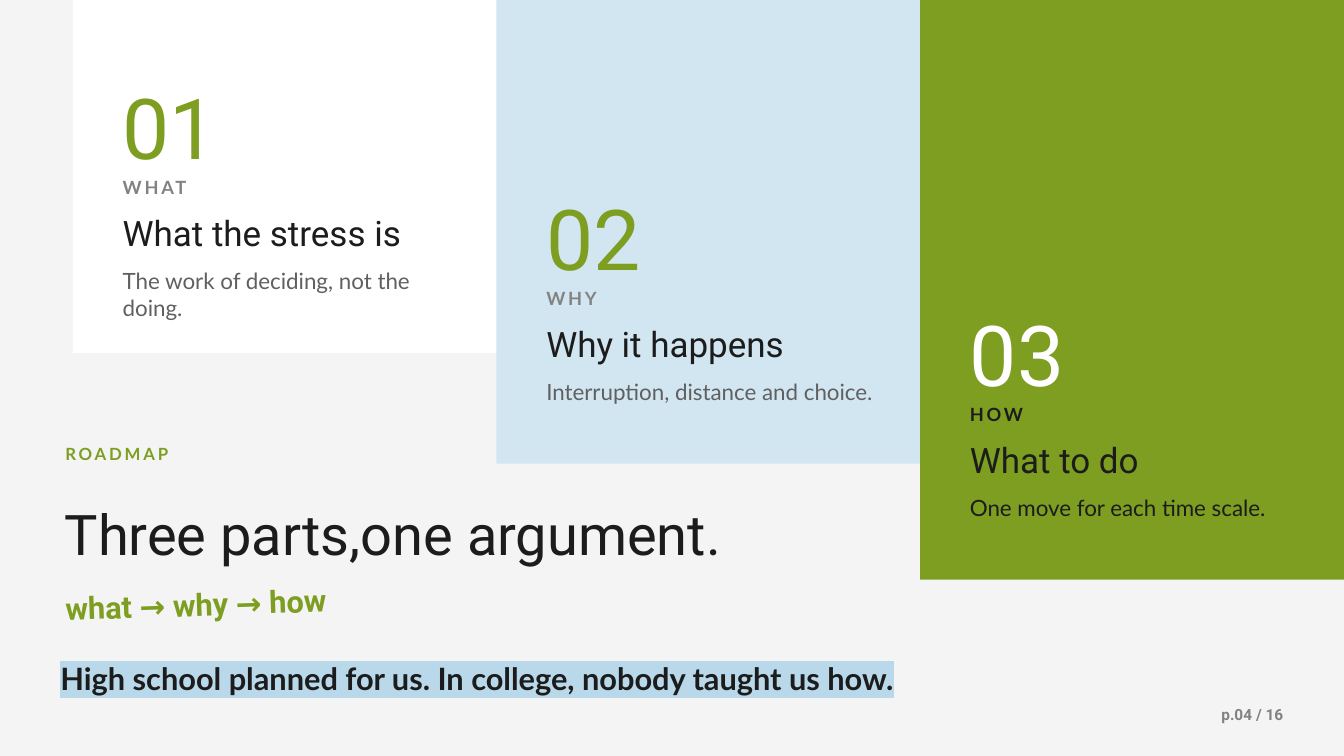
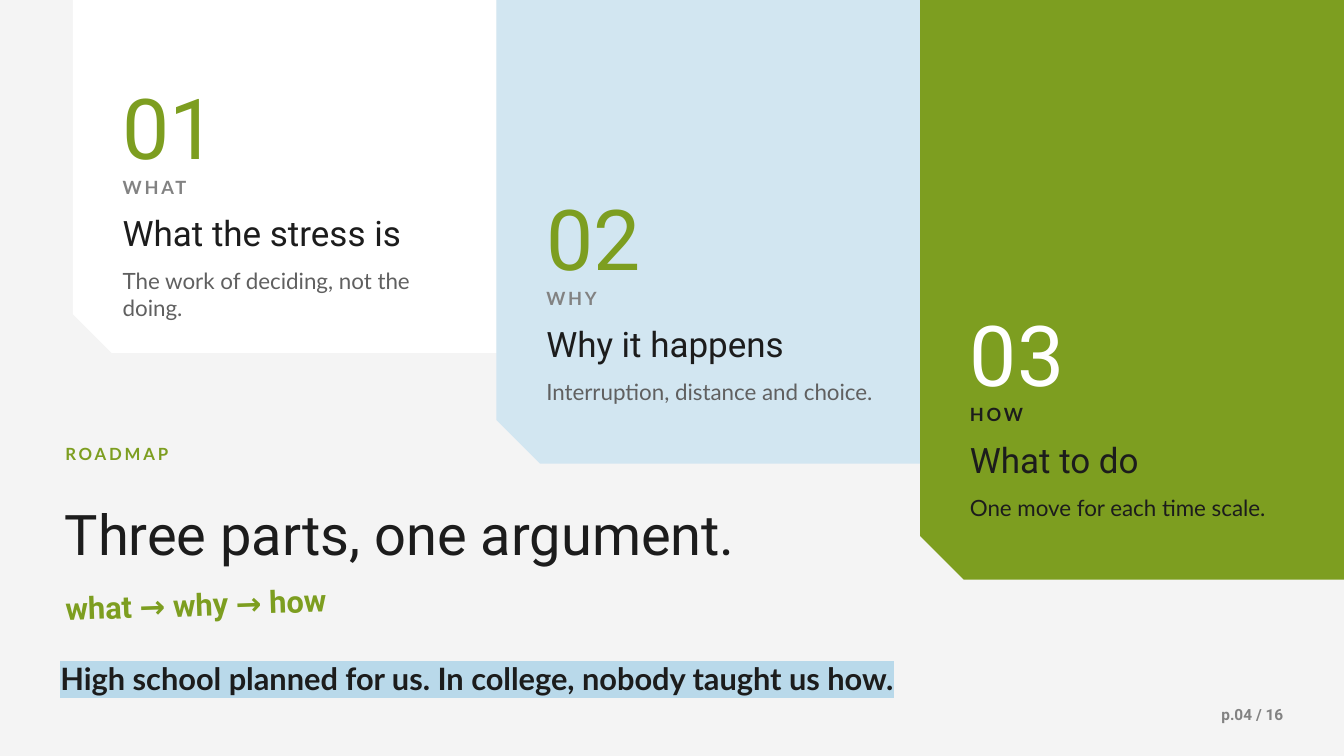
Before and after one commit to Kyson-CCHEN/English-presentation, a slide deck: slide 4 of Planning_Is_the_Pressure.pptx. Drawn at 1344x756 pixels with LibreOffice and Linux fonts; fonts in the diff are those of the drawing; background and template pictures are left out. Boxes give left, top, right and bottom in pixels: in the first picture for what was removed or moved away, otherwise in the second. Text is boxed around its words. In the diff, an @@ line names an element or a change of style, - is before the commit and + after.

```diff
--- a/Planning_Is_the_Pressure.pptx
+++ b/Planning_Is_the_Pressure.pptx
@@ snip rect at (x1=497, y1=0, x2=922, y2=464): rectangle to snip rect; mirrored @@
@@ snip rect at (x1=921, y1=0, x2=1344, y2=580): rectangle to snip rect; mirrored @@
@@ text at (x1=65, y1=513, x2=735, y2=567): spaces changed @@
-Three parts,one argument.
+Three parts, one argument.
```
Also in this commit, not shown: 6 other slides changed.
